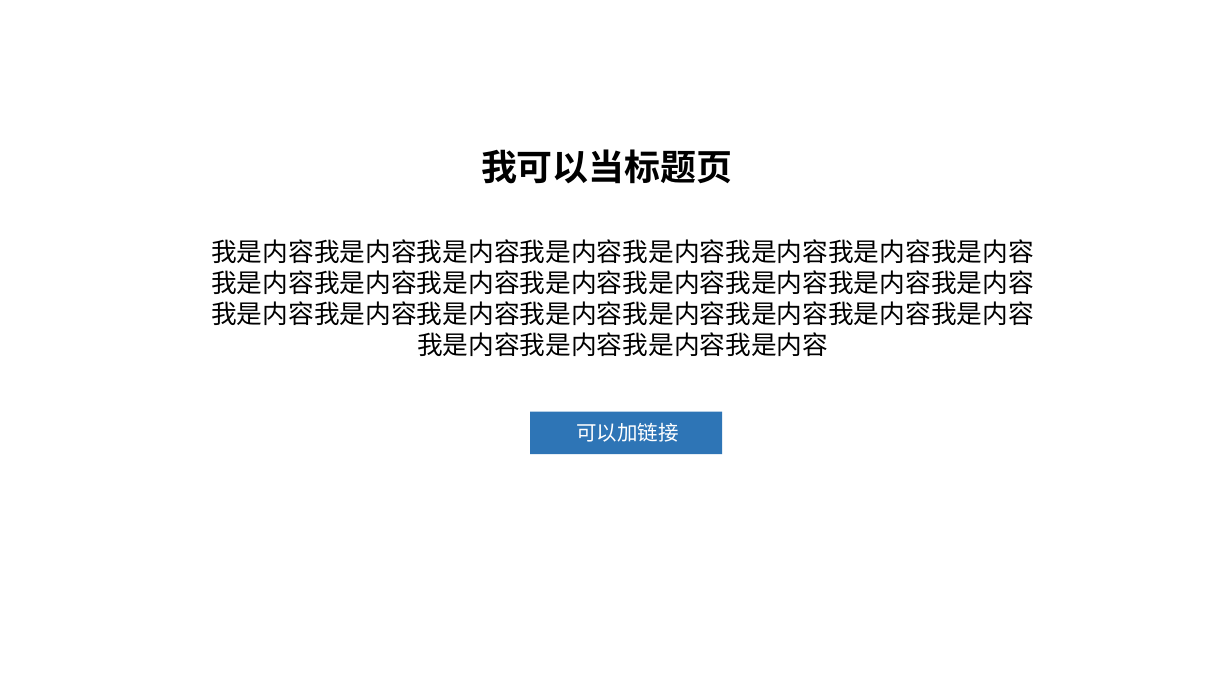
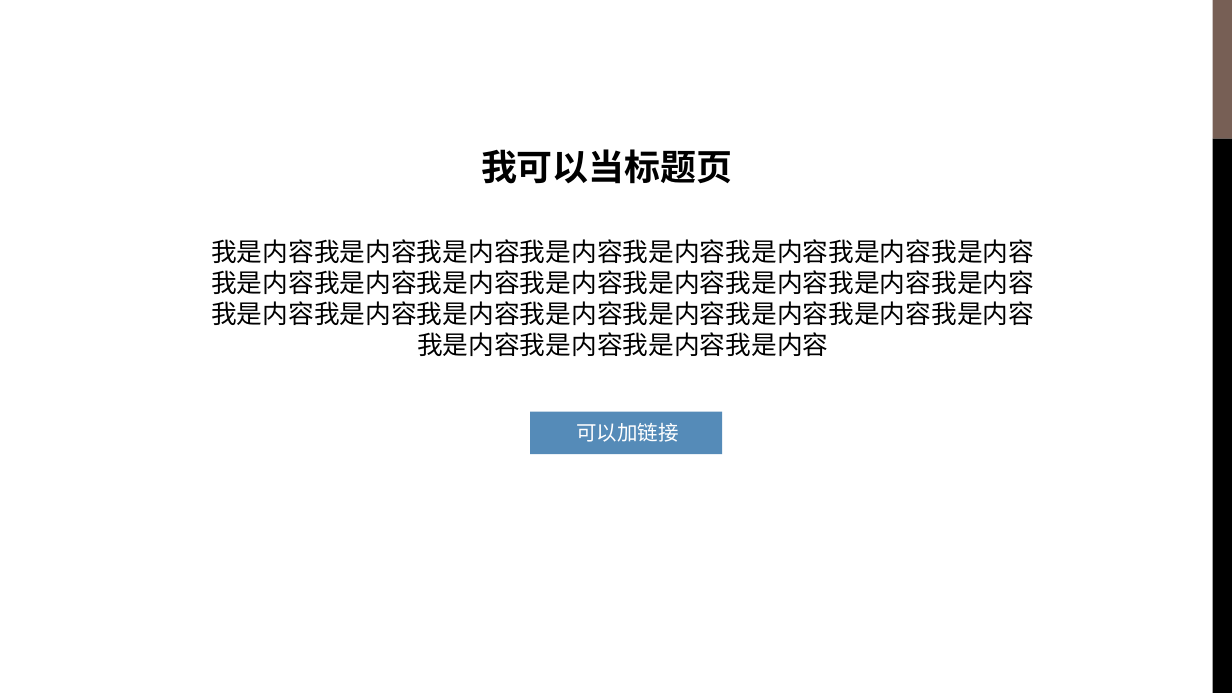
Before and after one commit to liudantest/python, a slide deck: slide 15 of 轻推全球开发者大会-PPT模板.pptx (slide 11 before the commit). Drawn at 1232x693 pixels with LibreOffice and Linux fonts; fonts in the diff are those of the drawing; background and template pictures are left out. Boxes give left, top, right and bottom in pixels: in the first picture for what was removed or moved away, otherwise in the second. Text is boxed around its words. In the diff, an @@ line names an element or a change of style, - is before the commit and + after.

```diff
--- a/轻推全球开发者大会-PPT模板.pptx
+++ b/轻推全球开发者大会-PPT模板.pptx
@@ rectangle added at [1213,0,1232,139], fill #775F55 @@
@@ rectangle added at [87,72,1166,585], fill #FFFFFF @@
@@ rectangle added at [1213,139,1232,693], fill #000000 @@
@@ rectangle at [531,411,723,454]: fill #2E75B6 to #558BB8 @@
@@ text "可以加链接" at [576,423,678,442]: font Noto Sans CJK SC to Arial @@
```
Also in this commit, not shown: 4 other slides changed, 13 slides added, 9 slides removed, 2 other files.
